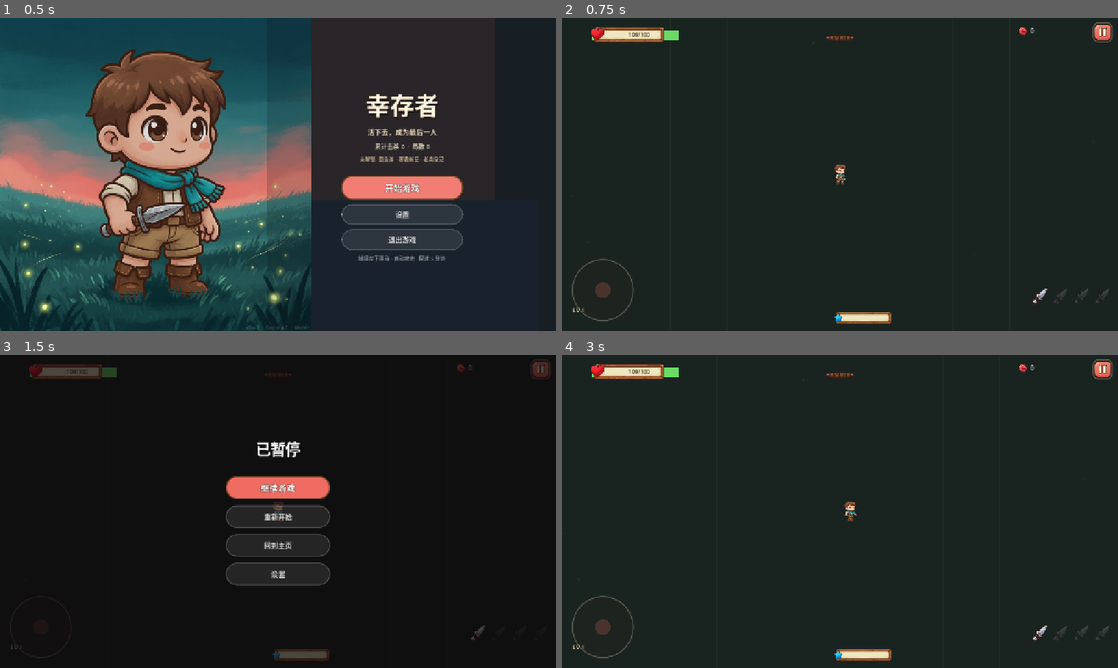
Above: before the commit, frames 1-4 (two rows, left to right).
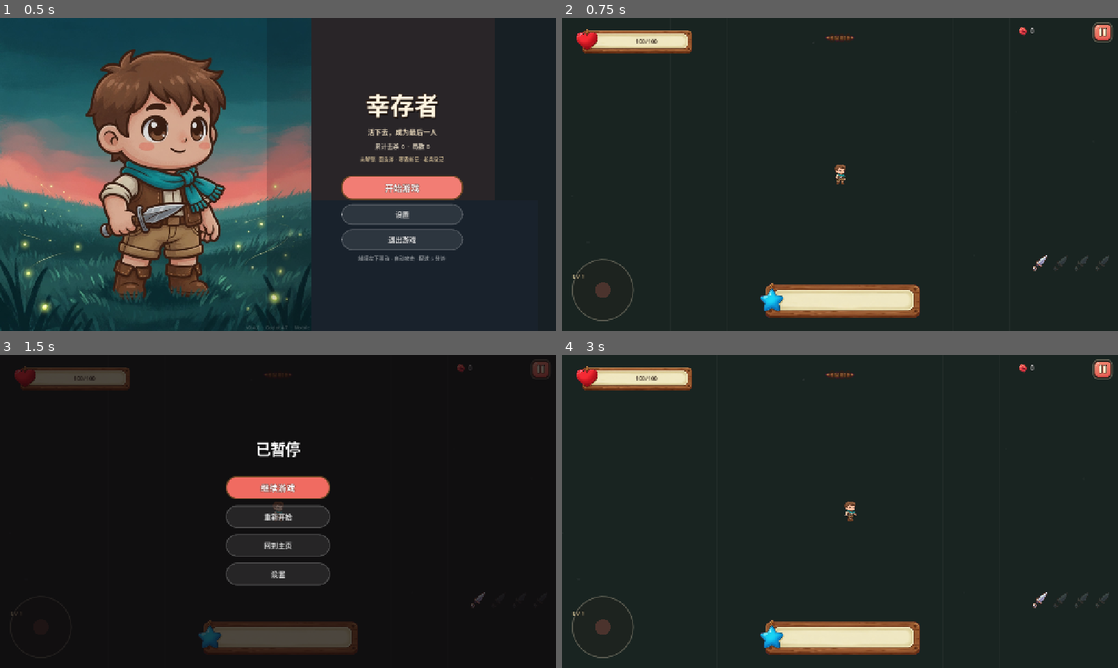
Above: after the commit, the same moments.

Repository: zoubaizoubai/survival_test
Game: Godot game, scene res://scenes/home.tscn
Two runs of this game, one before a commit and one after it. Both use one fixed random seed, a clock stepped at 60 frames per second and the inputs below. The engine's default icon, where the game draws it, is replaced by a stand-in: a white triangle on a blue panel in a dark square.
Inputs (mouse positions are in pixels of both pictures, inside the frame that each line leads up to):
- Up to frame 1 (0.5 s): no input
- Up to frame 2 (0.75 s): click "开始游戏" at 0.5 s
- Up to frame 3 (1.5 s): click (539, 370) at 1.25 s
- Up to frame 4 (3 s): click "重新开始" at 2 s; tap Enter (ui_accept) at 2.75 s; move the mouse to (962, 495) at 2.77 s; hold D (move_right) from 2.78 s (still down); tap Space at 2.85 s; click (962, 495) at 2.92 s

Frame 1 is identical in both runs. In frame 2, 4.9% of the frame differs, in the area x 2-99%, y 2-98%; in frame 3, 4.1%; in frame 4, 4.9%.

Commit message:
fix: clip HP/XP fills to wood troughs and contain upgrade cards
The cyan XP strip and green HP overflow were leftover ColorRects sized to
the full HUD slot instead of the inner cream of the framed art. Upgrade
cards also spilled past the 9-slice panel; they now use a wood-bordered
cream box with clipped, shorter copy.

Diff:
--- a/scripts/hud.gd
+++ b/scripts/hud.gd
@@ -18,7 +18,9 @@
 var boss_fill: ColorRect
 var boss_label: Label
 var _hp_bg: Control
+var _hp_trough: Control
 var _xp_bar: Control
+var _xp_trough: Control
 var _weapon_row: HBoxContainer
 var _kill_icon: TextureRect
 var _time_bg: NinePatchRect
@@ -34,29 +36,17 @@
 	low_overlay.mouse_filter = Control.MOUSE_FILTER_IGNORE
 	add_child(low_overlay)
 
-	_hp_bg = Control.new()
-	_hp_bg.name = "HpBg"
-	_hp_bg.custom_minimum_size = Vector2(268, 56)
-	_hp_bg.size = Vector2(268, 56)
-	_hp_bg.mouse_filter = Control.MOUSE_FILTER_IGNORE
-	add_child(_hp_bg)
-	hp_fill = ColorRect.new()
-	hp_fill.color = Color(0.42, 0.86, 0.40)
-	hp_fill.mouse_filter = Control.MOUSE_FILTER_IGNORE
-	_hp_bg.add_child(hp_fill)
-	var hp_frame := TextureRect.new()
-	hp_frame.texture = UiStyle.tex("res://assets/ui/hp_bar.png")
-	hp_frame.expand_mode = TextureRect.EXPAND_IGNORE_SIZE
-	hp_frame.stretch_mode = TextureRect.STRETCH_KEEP_ASPECT_CENTERED
-	hp_frame.set_anchors_and_offsets_preset(Control.PRESET_FULL_RECT)
-	hp_frame.mouse_filter = Control.MOUSE_FILTER_IGNORE
-	_hp_bg.add_child(hp_frame)
+	var hp_parts: Dictionary = _make_framed_bar("HpBg", "res://assets/ui/hp_bar.png", Vector2(300, 88), Color(0.42, 0.86, 0.40))
+	_hp_bg = hp_parts["wrap"]
+	hp_fill = hp_parts["fill"]
+	_hp_trough = hp_parts["trough"]
 	hp_label = _make_label("100/100", 13, Color(UiStyle.INK.r, UiStyle.INK.g, UiStyle.INK.b, 0.95), false)
 	hp_label.set_anchors_and_offsets_preset(Control.PRESET_FULL_RECT)
-	hp_label.offset_left = 54
+	hp_label.offset_left = 56
 	hp_label.horizontal_alignment = HORIZONTAL_ALIGNMENT_CENTER
 	hp_label.vertical_alignment = VERTICAL_ALIGNMENT_CENTER
 	_hp_bg.add_child(hp_label)
+	add_child(_hp_bg)
 
 	_time_bg = NinePatchRect.new()
 	_time_bg.texture = UiStyle.tex("res://assets/ui/panel.png")
@@ -125,22 +115,12 @@
 	)
 	add_child(pause_btn)
 
-	_xp_bar = Control.new()
-	_xp_bar.name = "XpBar"
-	_xp_bar.set_anchors_and_offsets_preset(Control.PRESET_BOTTOM_WIDE)
-	_xp_bar.mouse_filter = Control.MOUSE_FILTER_IGNORE
+	var xp_parts: Dictionary = _make_framed_bar("XpBar", "res://assets/ui/xp_bar.png", Vector2(420, 124), Color(0.32, 0.72, 0.95))
+	_xp_bar = xp_parts["wrap"]
+	xp_fill = xp_parts["fill"]
+	_xp_trough = xp_parts["trough"]
+	_xp_bar.set_anchors_and_offsets_preset(Control.PRESET_CENTER_BOTTOM)
 	add_child(_xp_bar)
-	xp_fill = ColorRect.new()
-	xp_fill.color = Color(0.32, 0.72, 0.95)
-	xp_fill.mouse_filter = Control.MOUSE_FILTER_IGNORE
-	_xp_bar.add_child(xp_fill)
-	var xp_frame := TextureRect.new()
-	xp_frame.texture = UiStyle.tex("res://assets/ui/xp_bar.png")
-	xp_frame.expand_mode = TextureRect.EXPAND_IGNORE_SIZE
-	xp_frame.stretch_mode = TextureRect.STRETCH_KEEP_ASPECT_CENTERED
-	xp_frame.set_anchors_and_offsets_preset(Control.PRESET_FULL_RECT)
-	xp_frame.mouse_filter = Control.MOUSE_FILTER_IGNORE
-	_xp_bar.add_child(xp_frame)
 
 	lv_label = _make_label("LV 1", 14, Color(1.0, 0.93, 0.72))
 	lv_label.set_anchors_and_offsets_preset(Control.PRESET_BOTTOM_LEFT)
@@ -192,7 +172,8 @@
 	var top_margin: float = 10.0 if not is_wide else 8.0
 	if _hp_bg:
 		_hp_bg.position = Vector2(margin, top_margin)
-		_hp_bg.size = Vector2(268, 56)
+		_hp_bg.size = Vector2(300, 88)
+		_layout_trough(_hp_bg, _hp_trough)
 	var kill_wrap: Control = get_node_or_null("KillWrap") as Control
 	if kill_wrap:
 		kill_wrap.offset_left = -250 if is_wide else -230
@@ -207,25 +188,68 @@
 	if lv_label:
 		lv_label.offset_left = margin + 8
 		lv_label.offset_right = 140
-		lv_label.offset_top = -58
-		lv_label.offset_bottom = -32
+		lv_label.offset_top = -136
+		lv_label.offset_bottom = -110
 	if _xp_bar:
-		_xp_bar.offset_left = 120
-		_xp_bar.offset_right = -16
-		_xp_bar.offset_top = -52
+		_xp_bar.offset_left = -210
+		_xp_bar.offset_right = 210
+		_xp_bar.offset_top = -132
 		_xp_bar.offset_bottom = -8
-		if is_wide:
-			_xp_bar.offset_top = -56
+		_xp_bar.size = Vector2(420, 124)
+		_layout_trough(_xp_bar, _xp_trough)
 	if _weapon_row:
 		_weapon_row.offset_left = -200
 		_weapon_row.offset_right = -16
-		_weapon_row.offset_top = -102
-		_weapon_row.offset_bottom = -58
+		_weapon_row.offset_top = -178
+		_weapon_row.offset_bottom = -134
 	if boss_bar:
 		boss_bar.position = Vector2((vp.x - boss_bar.size.x) * 0.5, 58)
 	if _time_bg:
 		_time_bg.offset_left = -78
 		_time_bg.offset_right = 78
+
+
+func _make_framed_bar(bar_name: String, frame_path: String, bar_size: Vector2, fill_color: Color) -> Dictionary:
+	var wrap := Control.new()
+	wrap.name = bar_name
+	wrap.custom_minimum_size = bar_size
+	wrap.size = bar_size
+	wrap.mouse_filter = Control.MOUSE_FILTER_IGNORE
+	wrap.clip_contents = true
+	var trough := Control.new()
+	trough.name = "Trough"
+	trough.clip_contents = true
+	trough.mouse_filter = Control.MOUSE_FILTER_IGNORE
+	wrap.add_child(trough)
+	var fill := ColorRect.new()
+	fill.color = fill_color
+	fill.mouse_filter = Control.MOUSE_FILTER_IGNORE
+	trough.add_child(fill)
+	var frame := TextureRect.new()
+	frame.texture = UiStyle.tex(frame_path)
+	frame.expand_mode = TextureRect.EXPAND_IGNORE_SIZE
+	frame.stretch_mode = TextureRect.STRETCH_KEEP_ASPECT_CENTERED
+	frame.set_anchors_and_offsets_preset(Control.PRESET_FULL_RECT)
+	frame.mouse_filter = Control.MOUSE_FILTER_IGNORE
+	wrap.add_child(frame)
+	_layout_trough(wrap, trough)
+	return {"wrap": wrap, "trough": trough, "fill": fill}
+
+
+func _layout_trough(wrap: Control, trough: Control) -> void:
+	if wrap == null or trough == null:
+		return
+	var s: Vector2 = wrap.size
+	# 木框贴图左右有心/星装饰，填充只落在中间奶油槽里
+	trough.position = Vector2(s.x * 0.22, s.y * 0.40)
+	trough.size = Vector2(s.x * 0.70, s.y * 0.22)
+
+
+func _set_fill(fill: ColorRect, trough: Control, pct: float) -> void:
+	if fill == null or trough == null:
+		return
+	fill.position = Vector2.ZERO
+	fill.size = Vector2(trough.size.x * clampf(pct, 0.0, 1.0), trough.size.y)
 
 
 func _make_label(txt: String, font_size: int, col: Color, outline: bool = true) -> Label:
@@ -249,17 +273,11 @@
 	if pl == null:
 		return
 	var pct := clampf(pl.hp / pl.max_hp, 0.0, 1.0)
-	# 血槽填在心形木框的内槽
-	var trough := Rect2(54, 18, 198, 22)
-	hp_fill.position = trough.position
-	hp_fill.size = Vector2(trough.size.x * pct, trough.size.y)
+	_set_fill(hp_fill, _hp_trough, pct)
 	hp_fill.color = Color(0.42, 0.86, 0.40) if pct > 0.5 else (Color(0.95, 0.78, 0.28) if pct > 0.25 else Color(0.95, 0.35, 0.3))
 	hp_label.text = "%d/%d" % [int(ceilf(pl.hp)), int(pl.max_hp)]
-	var xp_pct := clampf(float(pl.xp) / float(pl.xp_needed()), 0.0, 1.0)
-	var xb: Vector2 = _xp_bar.size
-	var xtrough := Rect2(xb.x * 0.12, xb.y * 0.34, xb.x * 0.80, xb.y * 0.32)
-	xp_fill.position = xtrough.position
-	xp_fill.size = Vector2(xtrough.size.x * xp_pct, xtrough.size.y)
+	var xp_pct := clampf(float(pl.xp) / float(maxi(pl.xp_needed(), 1)), 0.0, 1.0)
+	_set_fill(xp_fill, _xp_trough, xp_pct)
 	lv_label.text = "LV %d" % pl.level
 	time_label.text = "%d:%02d" % [floori(game.elapsed / 60.0), int(game.elapsed) % 60]
 	kill_label.text = "%d" % game.kills
--- a/scripts/menus.gd
+++ b/scripts/menus.gd
@@ -33,7 +33,7 @@
 	_cards_scroll.horizontal_scroll_mode = ScrollContainer.SCROLL_MODE_AUTO
 	_cards_scroll.mouse_filter = Control.MOUSE_FILTER_PASS
 	# 限制最大宽度，避免超宽裁切，允许在窄屏滚动
-	_cards_scroll.custom_minimum_size = Vector2(0, 200)
+	_cards_scroll.custom_minimum_size = Vector2(0, 280)
 	cards_box = HBoxContainer.new()
 	cards_box.name = "CardsBox"
 	cards_box.alignment = BoxContainer.ALIGNMENT_CENTER
@@ -110,7 +110,7 @@
 	var is_short: bool = vp.y < 650
 	# 限制滚动区最大宽度为视口 92%，避免裁切
 	if _cards_scroll:
-		_cards_scroll.custom_minimum_size = Vector2(minf(vp.x - 40.0, 720), 200)
+		_cards_scroll.custom_minimum_size = Vector2(minf(vp.x - 40.0, 760), 280)
 		_cards_scroll.size_flags_horizontal = Control.SIZE_SHRINK_CENTER
 	# 调整升级卡片尺寸与间距以适配不同比例
 	if cards_box:
@@ -118,11 +118,11 @@
 		for child in cards_box.get_children():
 			if child is PanelContainer:
 				if is_short:
-					child.custom_minimum_size = Vector2(196, 200)
+					child.custom_minimum_size = Vector2(210, 240)
 				elif is_wide:
-					child.custom_minimum_size = Vector2(214, 220)
+					child.custom_minimum_size = Vector2(220, 250)
 				else:
-					child.custom_minimum_size = Vector2(228, 236)
+					child.custom_minimum_size = Vector2(230, 260)
 	# 调整字体在窄高屏下的大小
 	if end_title:
 		end_title.add_theme_font_size_override("font_size", 36 if is_short else 44)
@@ -350,8 +350,7 @@
 			return _format_levels(cur, nxt)
 		"passive":
 			var p: Dictionary = game.PASSIVES[c["id"]]
-			var cur2: int = int(game.player.passives.get(c["id"], 0))
-			return "Lv%d → Lv%d · %s" % [cur2, cur2 + 1, p["desc"]]
+			return str(p.get("desc", ""))
 		"evolution":
 			var w3: Dictionary = game.WEAPONS[c["id"]]
 			var pas: String = str(c.get("passive", ""))
@@ -364,54 +363,76 @@
 
 
 func _format_levels(cur: Dictionary, nxt: Dictionary) -> String:
+	var names := {
+		"count": "数量", "orbs": "环刃", "pierce": "穿透", "strikes": "落雷",
+		"dmg": "伤害", "cd": "冷却", "radius": "范围", "rot": "转速",
+		"aoe": "范围", "dps": "每秒", "speed": "弹速", "slow": "减速",
+		"slow_time": "减速时间", "return_time": "回程",
+	}
 	var parts: Array = []
-	for k in ["count", "orbs", "pierce", "strikes", "dmg", "cd", "radius", "rot", "aoe", "dps", "speed", "slow", "slow_time", "return_time"]:
+	for k in names.keys():
 		if cur.has(k) or nxt.has(k):
 			var cv: Variant = cur.get(k, null)
 			var nv: Variant = nxt.get(k, null)
+			var label: String = str(names[k])
 			if cv != null and nv != null and str(cv) != str(nv):
-				parts.append("%s %.1f→%.1f" % [k, float(cv), float(nv)] if cv is float or nv is float else "%s %s→%s" % [k, str(cv), str(nv)])
+				parts.append("%s %s→%s" % [label, _fmt_stat(cv), _fmt_stat(nv)])
 			elif nv != null and cur.get(k, null) == null:
-				parts.append("%s %s" % [k, str(nv)])
+				parts.append("%s %s" % [label, _fmt_stat(nv)])
 	if parts.is_empty():
-		# 至少显示一个关键数值
 		for k in nxt.keys():
-			if k in ["count", "dmg", "cd", "pierce", "radius", "orbs", "aoe"]:
-				parts.append("%s %s" % [k, str(nxt[k])])
+			if names.has(k):
+				parts.append("%s %s" % [str(names[k]), _fmt_stat(nxt[k])])
 				break
-	return " · ".join(parts) if not parts.is_empty() else nxt.values()[0] if not nxt.is_empty() else ""
+	return " · ".join(parts) if not parts.is_empty() else ""
+
+
+func _fmt_stat(v: Variant) -> String:
+	if v is float:
+		var f: float = float(v)
+		if is_equal_approx(f, roundf(f)):
+			return str(int(roundf(f)))
+		return "%.1f" % f
+	return str(v)
 
 
 func _card_info(c: Dictionary) -> Dictionary:
 	match c["kind"]:
 		"weapon_new":
 			var w: Dictionary = game.WEAPONS[c["id"]]
-			return {"title": w["name"], "tag": "新武器", "desc": w["desc"] + "\n" + _describe_next(c), "color": w["color"]}
+			return {"title": w["name"], "tag": "新武器", "desc": str(w["desc"]), "color": w["color"]}
 		"weapon_up":
 			var w2: Dictionary = game.WEAPONS[c["id"]]
 			var lv: int = int(game.player.weapons[c["id"]]["lv"])
-			return {"title": w2["name"], "tag": "升级 Lv%d → Lv%d" % [lv, lv + 1], "desc": w2["desc"] + "\n" + _describe_next(c), "color": w2["color"]}
+			return {"title": w2["name"], "tag": "升级 Lv%d → Lv%d" % [lv, lv + 1], "desc": str(w2["desc"]) + "\n" + _describe_next(c), "color": w2["color"]}
 		"passive":
 			var p: Dictionary = game.PASSIVES[c["id"]]
 			var cur: int = int(game.player.passives.get(c["id"], 0))
-			return {"title": p["name"], "tag": "祝福 %d/%d" % [cur + 1, p["max"]], "desc": p["desc"] + "\n" + _describe_next(c), "color": p["color"]}
+			return {"title": p["name"], "tag": "祝福  %d/%d" % [cur + 1, p["max"]], "desc": str(p["desc"]), "color": p["color"]}
 		"evolution":
 			var w3: Dictionary = game.WEAPONS[c["id"]]
 			var res: String = str(c.get("result", ""))
 			var rinfo: Dictionary = game.WEAPONS[res] if game.WEAPONS.has(res) else w3
-			return {"title": str(rinfo.get("name", res)), "tag": "进化 · " + str(c.get("evo_name", "进化")), "desc": str(rinfo.get("desc", "")) + "\n" + _describe_next(c), "color": rinfo.get("color", w3["color"])}
+			return {"title": str(rinfo.get("name", res)), "tag": "进化 · " + str(c.get("evo_name", "进化")), "desc": str(rinfo.get("desc", "")), "color": rinfo.get("color", w3["color"])}
 		_:
-			return {"title": "急救包", "tag": "回复", "desc": "立即回复 40 点生命值\n" + _describe_next(c), "color": Color(0.4, 0.95, 0.6)}
+			return {"title": "急救包", "tag": "回复", "desc": "立即回复 40 点生命值", "color": Color(0.4, 0.95, 0.6)}
 
 
 func _make_card(card: Dictionary) -> PanelContainer:
 	var info := _card_info(card)
 	var panel := PanelContainer.new()
-	panel.custom_minimum_size = Vector2(228, 236)
+	panel.custom_minimum_size = Vector2(230, 260)
 	panel.focus_mode = Control.FOCUS_ALL
-	var sb: StyleBox = UiStyle.texture_box("res://assets/ui/panel.png", 52.0, 18.0)
-	if sb is StyleBoxTexture:
-		(sb as StyleBoxTexture).modulate_color = Color(1, 1, 1)
+	panel.clip_contents = true
+	var sb := StyleBoxFlat.new()
+	sb.bg_color = Color(UiStyle.CREAM.r, UiStyle.CREAM.g, UiStyle.CREAM.b, 0.97)
+	sb.set_corner_radius_all(18)
+	sb.set_border_width_all(5)
+	sb.border_color = UiStyle.WOOD
+	sb.content_margin_left = 16
+	sb.content_margin_right = 16
+	sb.content_margin_top = 14
+	sb.content_margin_bottom = 14
 	panel.add_theme_stylebox_override("panel", sb)
 	var v := VBoxContainer.new()
 	v.add_theme_constant_override("separation", 6)
@@ -422,7 +443,7 @@
 		icon_id = "hp"
 	var ic := TextureRect.new()
 	ic.texture = SpriteLibrary.icon(icon_id)
-	ic.custom_minimum_size = Vector2(48, 48)
+	ic.custom_minimum_size = Vector2(40, 40)
 	ic.expand_mode = TextureRect.EXPAND_IGNORE_SIZE
 	ic.stretch_mode = TextureRect.STRETCH_KEEP_ASPECT_CENTERED
 	ic.mouse_filter = Control.MOUSE_FILTER_IGNORE
@@ -447,18 +468,12 @@
 	desc.mouse_filter = Control.MOUSE_FILTER_IGNORE
 	desc.autowrap_mode = TextServer.AUTOWRAP_WORD_SMART
 	desc.clip_text = true
-	desc.add_theme_font_size_override("font_size", 12)
-	desc.add_theme_color_override("font_color", Color(UiStyle.INK.r, UiStyle.INK.g, UiStyle.INK.b, 0.72))
+	desc.max_lines_visible = 4
+	desc.add_theme_font_size_override("font_size", 13)
+	desc.add_theme_color_override("font_color", Color(UiStyle.INK.r, UiStyle.INK.g, UiStyle.INK.b, 0.78))
 	desc.size_flags_vertical = Control.SIZE_EXPAND_FILL
 	desc.size_flags_horizontal = Control.SIZE_EXPAND_FILL
 	v.add_child(desc)
-	var hint := Label.new()
-	hint.text = "点击选择"
-	hint.mouse_filter = Control.MOUSE_FILTER_IGNORE
-	hint.horizontal_alignment = HORIZONTAL_ALIGNMENT_CENTER
-	hint.add_theme_font_size_override("font_size", 11)
-	hint.add_theme_color_override("font_color", Color(UiStyle.WOOD.r, UiStyle.WOOD.g, UiStyle.WOOD.b, 0.7))
-	v.add_child(hint)
 	# 焦点样式
 	panel.focus_entered.connect(func(): panel.modulate = Color(1.15, 1.15, 1.15))
 	panel.focus_exited.connect(func(): panel.modulate = Color.WHITE)
--- a/tests/baseline.json
+++ b/tests/baseline.json
@@ -1,5 +1,5 @@
 {
-	"elapsed_msec": 3777,
+	"elapsed_msec": 3758,
 	"godot_version": {
 		"build": "official",
 		"hash": "ed1daf0bf001b61586d9930840f2f1394092c079",
@@ -13,54 +13,54 @@
 	},
 	"scenarios": [
 		{
-			"avg_ms": 0.384975,
+			"avg_ms": 0.386655,
 			"elapsed": 60.0,
 			"enemies": 170,
 			"iterations": 200,
-			"object_count": 2644,
-			"object_nodes": 780,
+			"object_count": 2648,
+			"object_nodes": 782,
 			"p50_ms": 0.384,
-			"p95_ms": 0.429,
+			"p95_ms": 0.436,
 			"pickups": 350,
 			"seed": 1397,
-			"total_nodes": 775
+			"total_nodes": 777
 		},
 		{
-			"avg_ms": 0.438555,
+			"avg_ms": 0.43025,
 			"elapsed": 180.0,
 			"enemies": 171,
 			"iterations": 200,
-			"object_count": 2647,
-			"object_nodes": 782,
-			"p50_ms": 0.437,
-			"p95_ms": 0.481,
+			"object_count": 2651,
+			"object_nodes": 784,
+			"p50_ms": 0.428,
+			"p95_ms": 0.479,
 			"pickups": 350,
 			"seed": 1517,
-			"total_nodes": 777
+			"total_nodes": 779
 		},
 		{
-			"avg_ms": 0.108865,
+			"avg_ms": 0.10563,
 			"elapsed": 300.0,
 			"enemies": 171,
 			"iterations": 200,
-			"object_count": 2647,
-			"object_nodes": 782,
-			"p50_ms": 0.101,
-			"p95_ms": 0.135,
+			"object_count": 2651,
+			"object_nodes": 784,
+			"p50_ms": 0.095,
+			"p95_ms": 0.133,
 			"pickups": 350,
 			"seed": 1637,
-			"total_nodes": 777
+			"total_nodes": 779
 		},
 		{
-			"avg_ms": 0.35633,
+			"avg_ms": 0.345405,
 			"elapsed": 999.0,
 			"enemies": 170,
 			"label": "caps",
-			"object_count": 2656,
-			"p95_ms": 0.392,
+			"object_count": 2660,
+			"p95_ms": 0.376,
 			"pickups": 350,
 			"seed": 11336,
-			"total_nodes": 776
+			"total_nodes": 778
 		}
 	],
 	"seed": 1337,
@@ -69,5 +69,5 @@
 		"passed": 347,
 		"total": 347
 	},
-	"timestamp": "2026-08-22 18:38:22"
+	"timestamp": "2026-08-22 18:54:21"
 }
